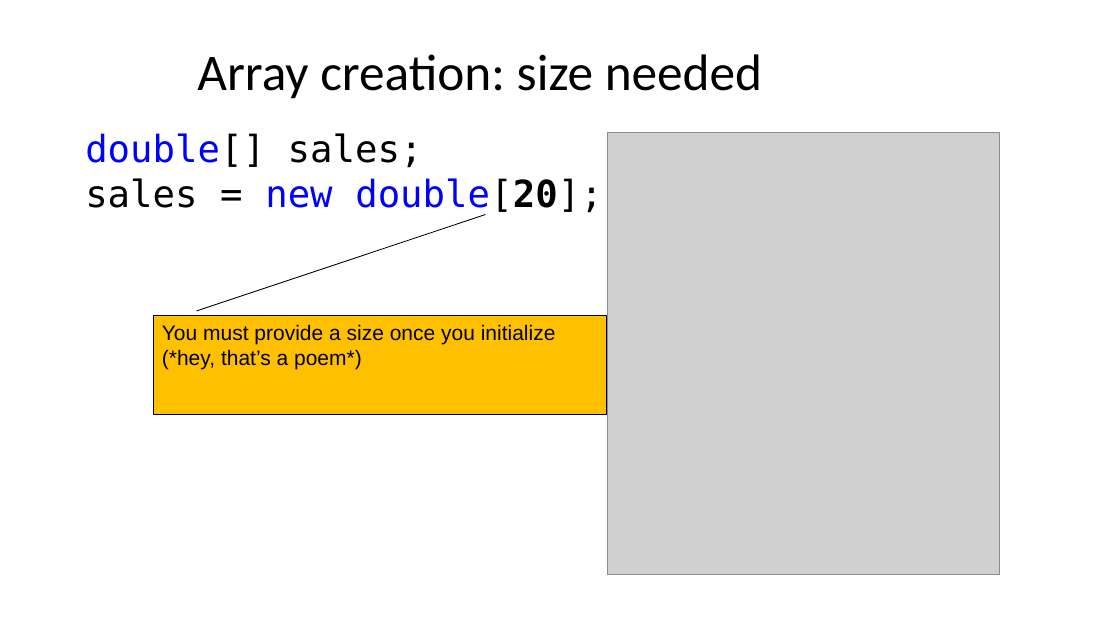
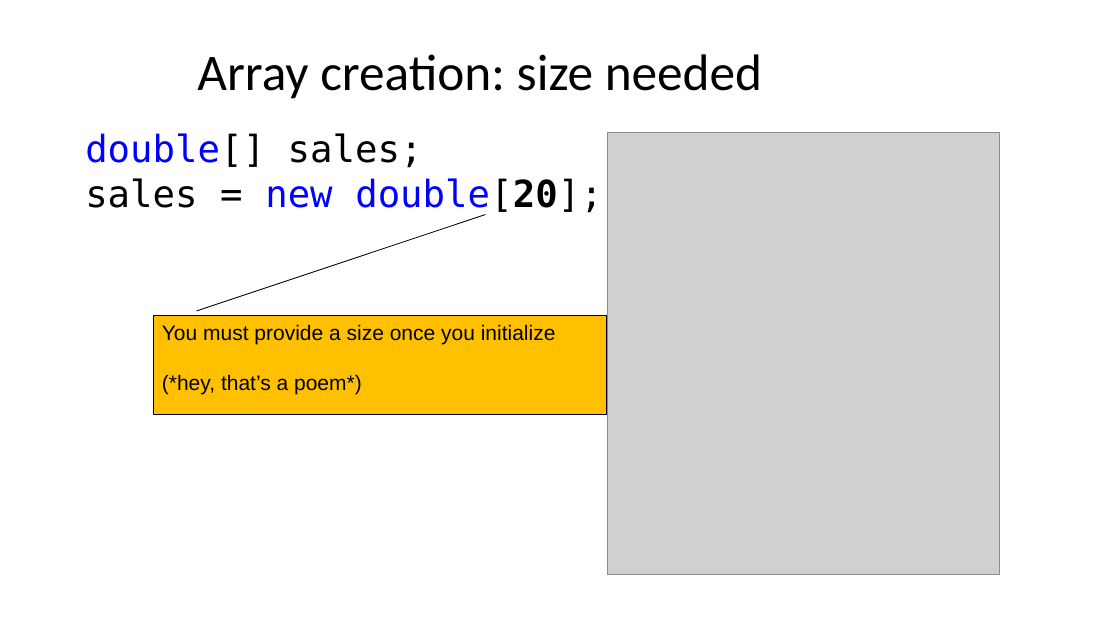
Before and after one commit to v-nys/cursusprogrammeren, a slide deck: slide 9 of _SLIDES/DEEL1/H7/6_arrays.pptx (slide 8 before the commit). Drawn at 1120x630 pixels with LibreOffice and Linux fonts; fonts in the diff are those of the drawing; grey boxes stand for pictures. Boxes give left, top, right and bottom in pixels: in the first picture for what was removed or moved away, otherwise in the second. Text is boxed around its words. In the diff, an @@ line names an element or a change of style, - is before the commit and + after.

```diff
--- a/_SLIDES/DEEL1/H7/6_arrays.pptx
+++ b/_SLIDES/DEEL1/H7/6_arrays.pptx
@@ text in border callout at [162, 324, 556, 395]: text changed @@
-You must provide a size once you initialize (*hey, that’s a poem*)
+You must provide a size once you initialize
+(*hey, that’s a poem*)
```
Also in this commit, not shown: 4 other slides changed, 5 slides added, 1 slide removed, 2 other files.
